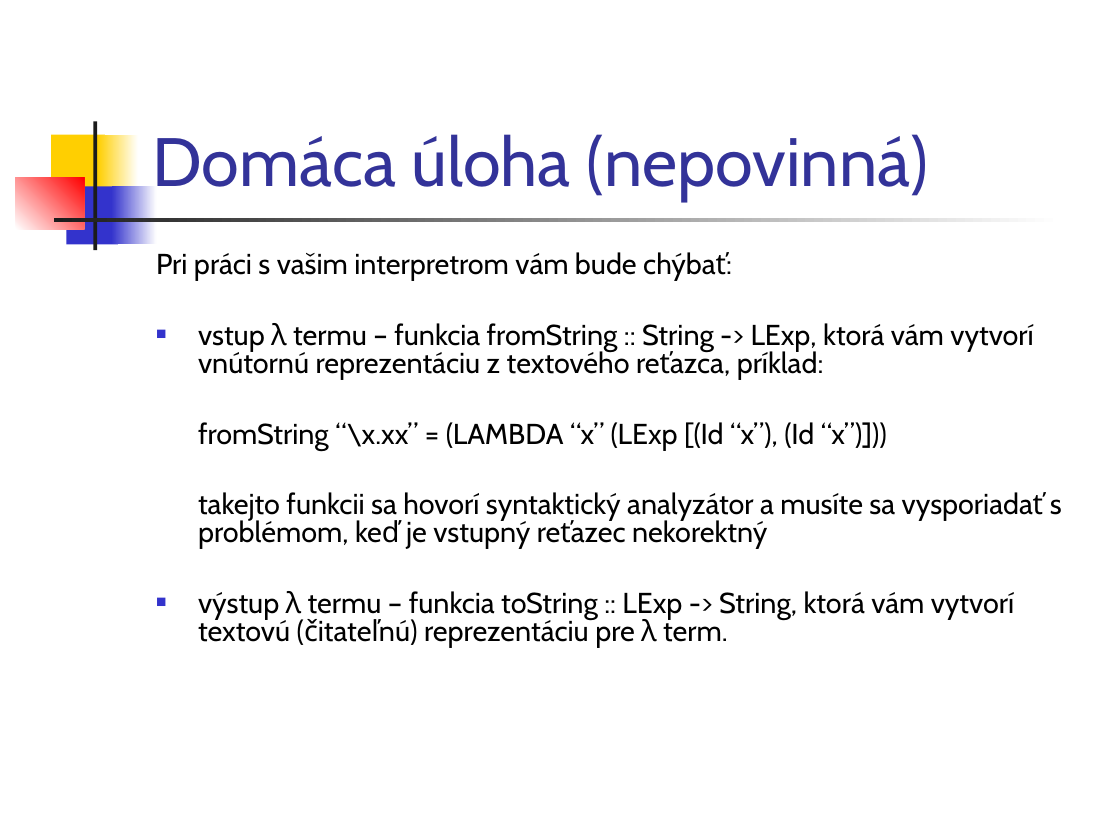
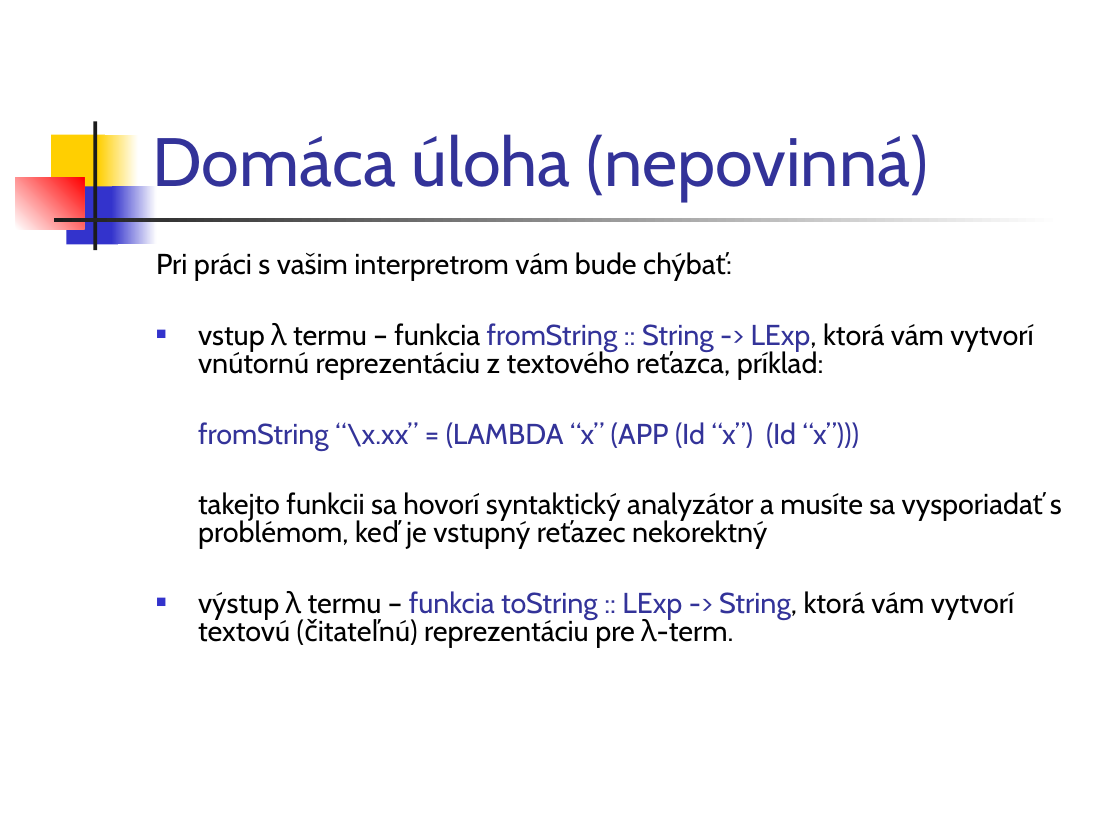
Before and after one commit to Funkcionalne/Prednasky, a slide deck: slide 34 of 05/05_fpro.ppt (slide 32 before the commit). Drawn at 1120x840 pixels with LibreOffice and Linux fonts; fonts in the diff are those of the drawing. Boxes give left, top, right and bottom in pixels: in the first picture for what was removed or moved away, otherwise in the second. Text is boxed around its words. In the diff, an @@ line names an element or a change of style, - is before the commit and + after.

```diff
--- a/05/05_fpro.ppt
+++ b/05/05_fpro.ppt
@@ text at <box>198,323,1033,380</box>: text colour #000000 to #333399 in "fromString :: String -> LExp," @@
@@ text at <box>198,422,860,450</box>: text changed; text colour #000000 to #333399 @@
-fromString “\x.xx” = (LAMBDA “x” (LExp [(Id “x”), (Id “x”)]))
+fromString “\x.xx” = (LAMBDA “x” (APP (Id “x”) (Id “x”)))
@@ text at <box>198,591,1014,647</box>: text changed @@
-■ výstup λ termu – funkcia toString :: LExp -> String, ktorá vám vytvorí textovú (čitateľnú) reprezentáciu pre λ term.
+■ výstup λ termu – funkcia toString :: LExp -> String, ktorá vám vytvorí textovú (čitateľnú) reprezentáciu pre λ-term.
```
Also in this commit, not shown: 20 other slides changed, 2 slides added, 1 other file.
